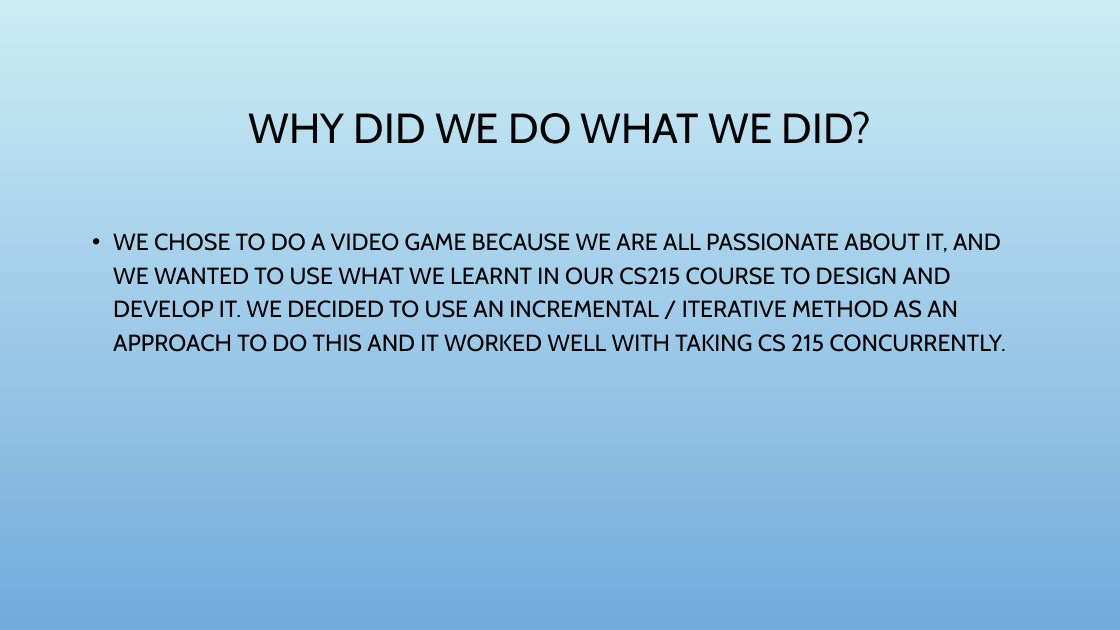
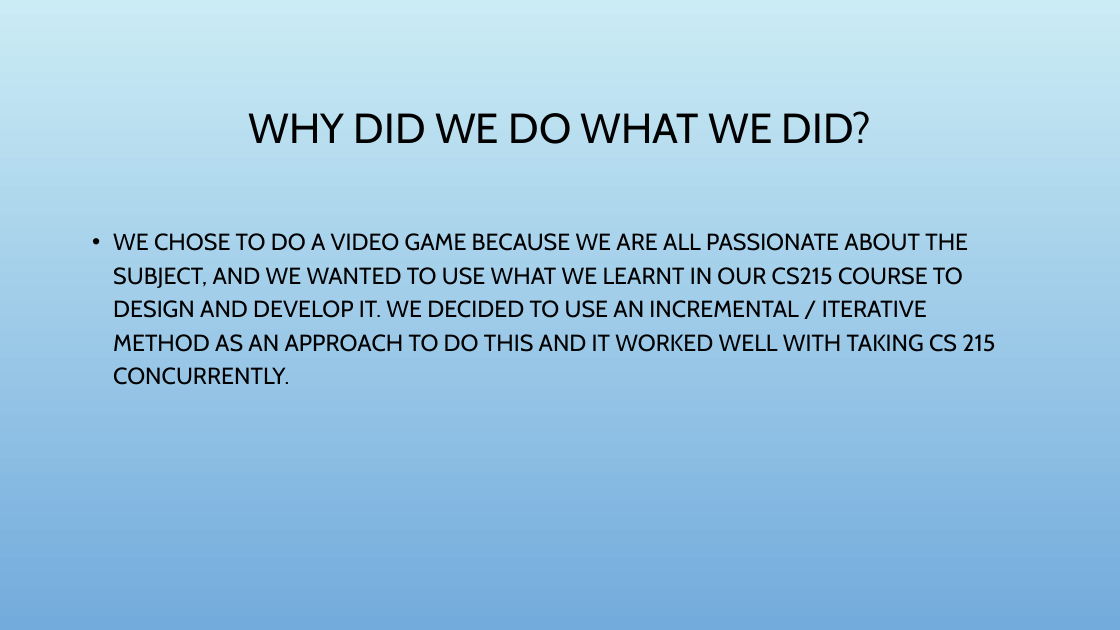
Before and after one commit to Jacobchapman99/ENSE-374-Group07-Project, a slide deck: slide 9 of Milestone4/Milestone 4.ppt. Drawn at 1120x630 pixels with LibreOffice and Linux fonts; fonts in the diff are those of the drawing; background and template pictures are left out. Boxes give left, top, right and bottom in pixels: in the first picture for what was removed or moved away, otherwise in the second. Text is boxed around its words. In the diff, an @@ line names an element or a change of style, - is before the commit and + after.

```diff
--- a/Milestone4/Milestone 4.ppt
+++ b/Milestone4/Milestone 4.ppt
@@ text at [113, 233, 995, 385]: text changed @@
-• WE CHOSE TO DO A VIDEO GAME BECAUSE WE ARE ALL PASSIONATE ABOUT IT, AND WE WANTED TO USE WHAT WE LEARNT IN OUR CS215 COURSE TO DESIGN AND DEVELOP IT. WE DECIDED TO USE AN INCREMENTAL / ITERATIVE METHOD AS AN APPROACH TO DO THIS AND IT WORKED WELL WITH TAKING CS 215 CONCURRENTLY.
+• WE CHOSE TO DO A VIDEO GAME BECAUSE WE ARE ALL PASSIONATE ABOUT THE SUBJECT, AND WE WANTED TO USE WHAT WE LEARNT IN OUR CS215 COURSE TO DESIGN AND DEVELOP IT. WE DECIDED TO USE AN INCREMENTAL / ITERATIVE METHOD AS AN APPROACH TO DO THIS AND IT WORKED WELL WITH TAKING CS 215 CONCURRENTLY.
```
Also in this commit, not shown: 4 other slides changed, 1 slide added.
